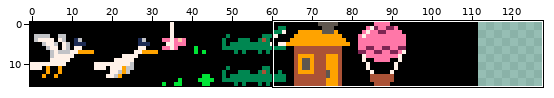
Two versions of one sprite sheet, ld53.png. The picture above shows the old version from afar; the outline marks the close-up.
Close-up. Before the commit:
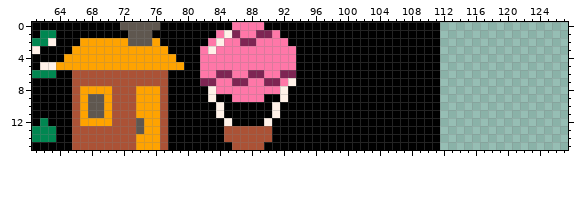
The file is 128x16 pixels. Shown: x 61..127, y 0..15.
New version:
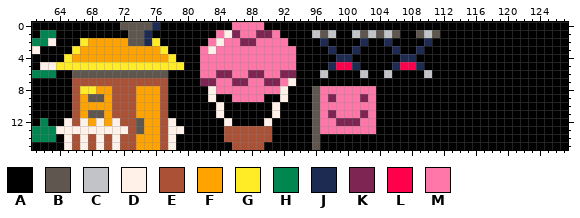
Palette (. is transparent): A #000000  B #5f574f  C #c2c3c7  D #fff1e8  E #ab5236  F #ffa300  G #ffec27  H #008751  J #1d2b53  K #7e2553  L #ff004d  M #ff77a8
Changes in this commit:
Changed rows in their new state; - is an unchanged pixel.
first column x 64:
 0 ------------J-----------------------------------AAAAAAAAAAAAAAAA
 1 -----------J--------------------CBC--CBCBCB--BCBAAAAAAAAAAAAAAAA
 2 ---G-------JG--------------------J----J--J----J-AAAAAAAAAAAAAAAA
 3 --G----------G--------------------J--J----J--J--AAAAAAAAAAAAAAAA
 4 -G------------G--------------------JJ------JJ---AAAAAAAAAAAAAAAA
 5 GGGGGGGGGGGGGGGG------------------JLLJ----JLLJ--AAAAAAAAAAAAAAAA
 6 --BBBBBBBBBBBB-------------------C----C--C----C-AAAAAAAAAAAAAAAA
 7 ------------------------------------------------AAAAAAAAAAAAAAAA
 8 ---GG---------------------------BMMMMMMM--------AAAAAAAAAAAAAAAA
 9 --------------------------------BMKMMMKM--------AAAAAAAAAAAAAAAA
10 ----FF--------------------------BMMMMMMM--------AAAAAAAAAAAAAAAA
11 --------------------------------BMKMMMKM--------AAAAAAAAAAAAAAAA
12 -D-D-D-D------D-----------------BMMKKKMM--------AAAAAAAAAAAAAAAA
13 DDDDDDDDD-----DD----------------BMMMMMMM--------AAAAAAAAAAAAAAAA
14 -D-D-D-D------D-----------------B---------------AAAAAAAAAAAAAAAA
15 -D-D-D-D------D-----------------B---------------AAAAAAAAAAAAAAAA
